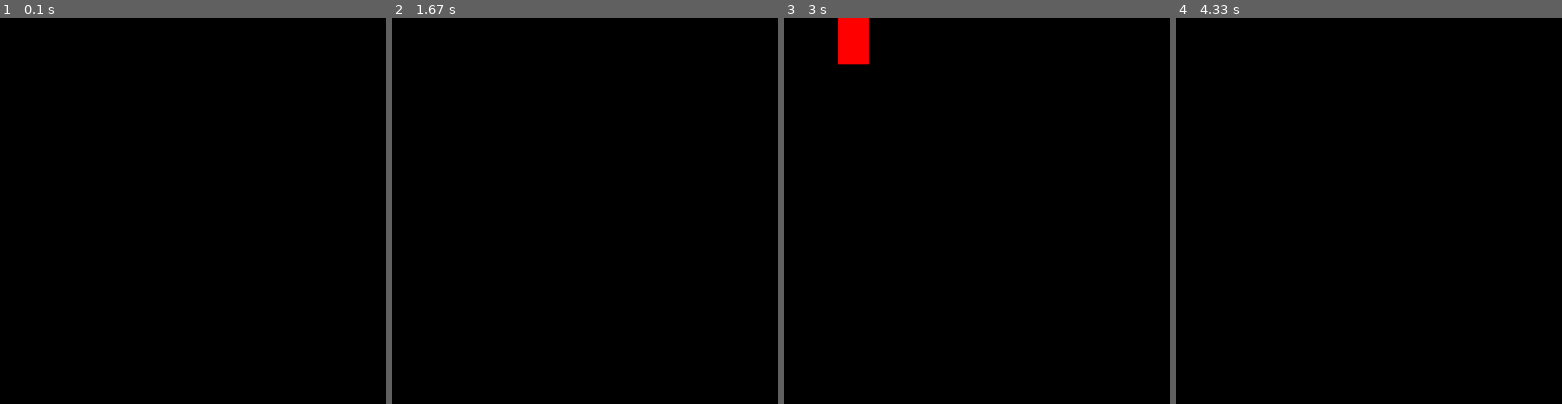
Above: before the commit, frames 1-4 (left to right).
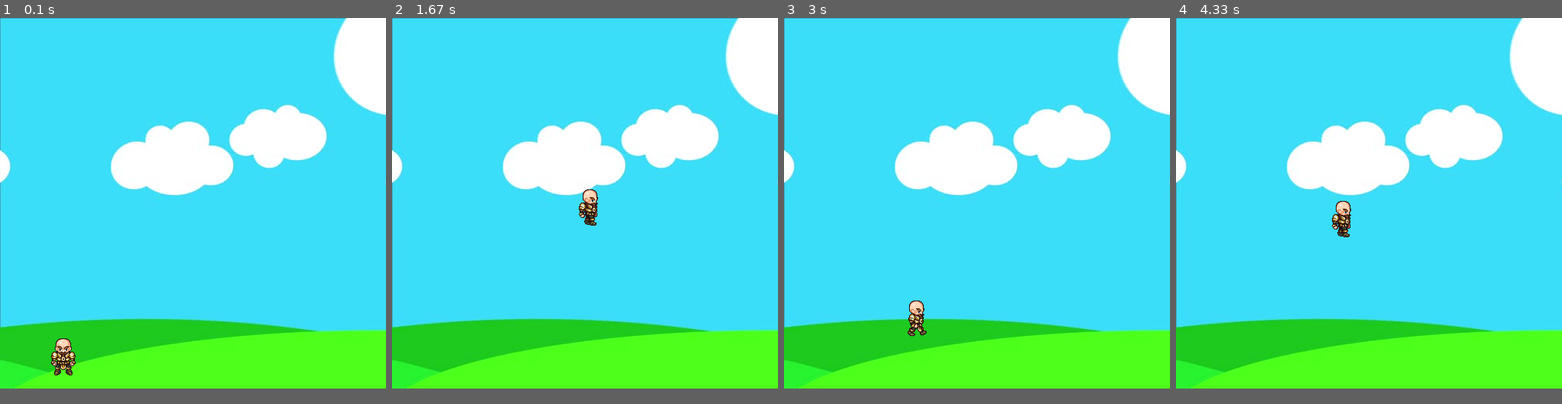
Above: after the commit, the same moments.

Repository: BartoszCzernal/pygame-training
Game: pygame game, started from game.py
The game is run twice, just before and just after one commit, with the same random seed, the same clock (stepped at 60 frames per second) and the same inputs.
Inputs:
- Up to frame 1 (0.1 s): no input
- Up to frame 2 (1.67 s): hold Space 0.33-0.8 s; hold Right 0.33-0.8 s; hold Right 0.83-1.3 s; tap Space at 0.9, 1.2, 1.4 s; hold Right from 1.33 s (still down)
- Up to frame 3 (3 s): tap Space at 1.7, 1.9, 2.2, 2.47, 2.77, 2.9 s; release Right at 1.8 s; hold Left 1.83-2.37 s; hold Left 2.4-2.8 s; hold Right from 2.83 s (still down)
- Up to frame 4 (4.33 s): tap Space at 3.2, 3.57, 3.87, 4.07 s; release Right at 3.47 s; hold Left 3.5-3.97 s; hold Right from 4 s (still down)
In our replay, the window is 500x500 before the commit and 500x480 after it. These sizes can differ from the game's own. Grey fills any space a smaller window leaves; there, only what the larger window draws over its background counts as a difference.

The runs differ from the first frame. In frame 1, 96% of the frame differs, in the area x 0-100%, y 0-96%; in frame 2, 96%; in frame 3, 96%; in frame 4, 96%.

Commit message:
add animations and graphics

Diff:
--- a/game.py
+++ b/game.py
@@ -2,25 +2,52 @@
 pygame.init()
 
 win_width = 500
-win_height = 500
+win_height = 480
 
 win = pygame.display.set_mode((win_width, win_height))
 
 pygame.display.set_caption("First Game")
 
+walk_right = [pygame.image.load(f"R{frame}.png") for frame in range(1, 10)]
+walk_left = [pygame.image.load(f"L{frame}.png") for frame in range(1, 10)]
+bg = pygame.image.load('bg.jpg')
+char = pygame.image.load('standing.png')
+
+clock = pygame.time.Clock()
+
 x = 50
-y = 50
-width = 40
-height = 60
+y = 400
+width = 64
+height = 64
 velocity = 5
 
 is_jump = False
 jump_count = 10
+left = False
+right = False
+walk_count = 0
+
+
+def redraw_game_window():
+    global walk_count
+    win.blit(bg, (0, 0))
+
+    if walk_count + 1 >= 27:
+        walk_count = 0
+    if left:
+        win.blit(walk_left[walk_count//3], (x, y))
+        walk_count += 1
+    elif right:
+        win.blit(walk_right[walk_count//3], (x, y))
+        walk_count += 1
+    else:
+        win.blit(char, (x, y))
+    pygame.display.update()
+
 
 run = True
-
 while run:
-    pygame.time.delay(100)
+    clock.tick(27)
 
     for event in pygame.event.get():
         if event.type == pygame.QUIT:
@@ -29,28 +56,28 @@
     keys = pygame.key.get_pressed()
 
     if keys[pygame.K_LEFT]:
+        left = True
+        right = False
         if x > velocity:
             x -= velocity
         else:
             x = 0
-    if keys[pygame.K_RIGHT]:
+    elif keys[pygame.K_RIGHT]:
+        right = True
+        left = False
         if x < win_width - width - velocity:
             x += velocity
         else:
             x = win_width - width
+    else:
+        right = False
+        left = False
+        walk_count = 0
     if not is_jump:
-        if keys[pygame.K_UP]:
-            if y > velocity:
-                y -= velocity
-            else:
-                y = 0
-        if keys[pygame.K_DOWN]:
-            if y < win_height - height - velocity:
-                y += velocity
-            else:
-                y = win_height - height
         if keys[pygame.K_SPACE]:
             is_jump = True
+            right = False
+            left = False
     else:
         if jump_count >= -10:
             neg = 1
@@ -61,9 +88,6 @@
         else:
             is_jump = False
             jump_count = 10
-
-    win.fill((0, 0, 0))
-    pygame.draw.rect(win, (255, 0, 0), (x, y, width, height))
-    pygame.display.update()
+    redraw_game_window()
 
 pygame.quit()
